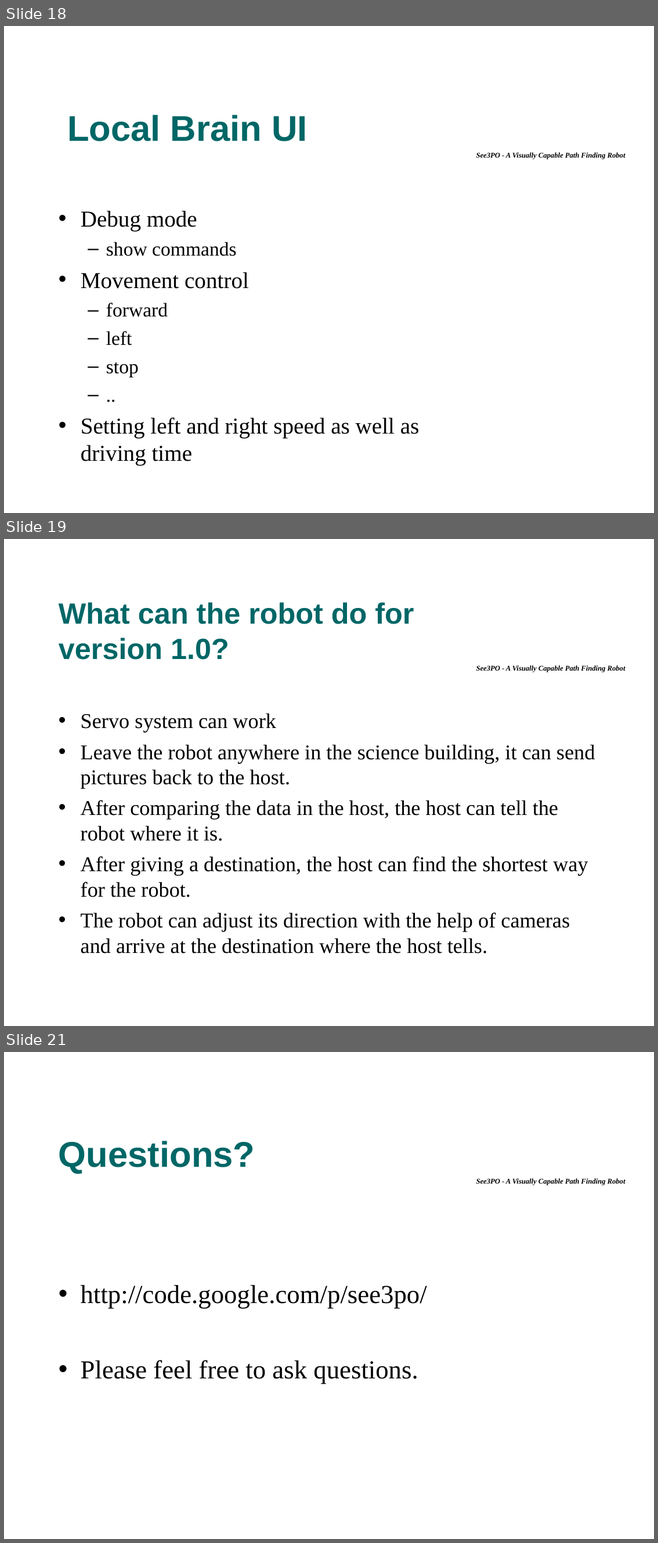
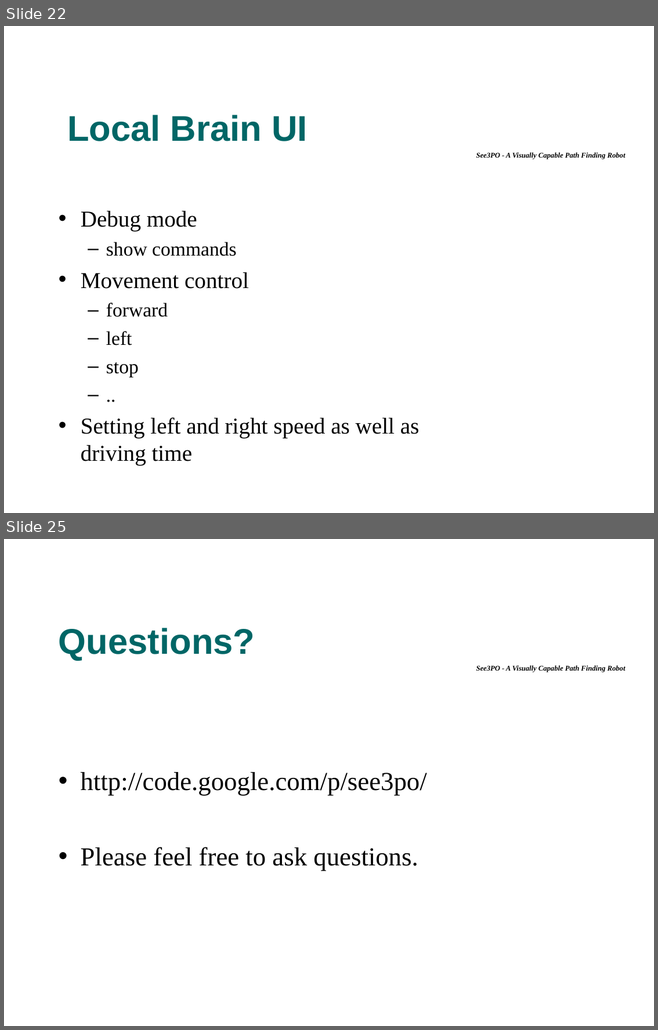
Before and after one commit to tkram01/see3po, a slide deck: Documents/PresentationFinal.ppt. Shown one above the other, each under a label of ours: slides 18, 19 and 21 before the commit, slides 22 and 25 after it; the slides between them are not shown. The pictures are 658x1543 and 658x1030 pixels, drawn with LibreOffice and Linux fonts; fonts in the diff are those of the drawing; background and template pictures are left out. Boxes give left, top, right and bottom in pixels: in the first picture for what was removed or moved away, otherwise in the second. Text is boxed around its words. In the diff, an @@ line names an element or a change of style, - is before the commit and + after.

```diff
--- a/Documents/PresentationFinal.ppt
+++ b/Documents/PresentationFinal.ppt
@@ slide 19 removed at box(4, 539, 654, 1026), background picture (left out); not listed: 1 template element that a slide beside it also shows @@
@@ title removed at box(59, 602, 413, 660) @@
-What can the robot do for
-version 1.0?
@@ text removed at box(81, 713, 594, 954) @@
-• Servo system can work
-• Leave the robot anywhere in the science building, it can send pictures back to the host.
-• After comparing the data in the host, the host can tell the robot where it is.
-• After giving a destination, the host can find the shortest way for the robot.
-• The robot can adjust its direction with the help of cameras and arrive at the destination where the host tells.
@@ what was slide 18 is now slide 22 @@
@@ what was slide 21 is now slide 25 @@
```
Also in this commit, not shown: 9 slides changed, 5 slides added.
